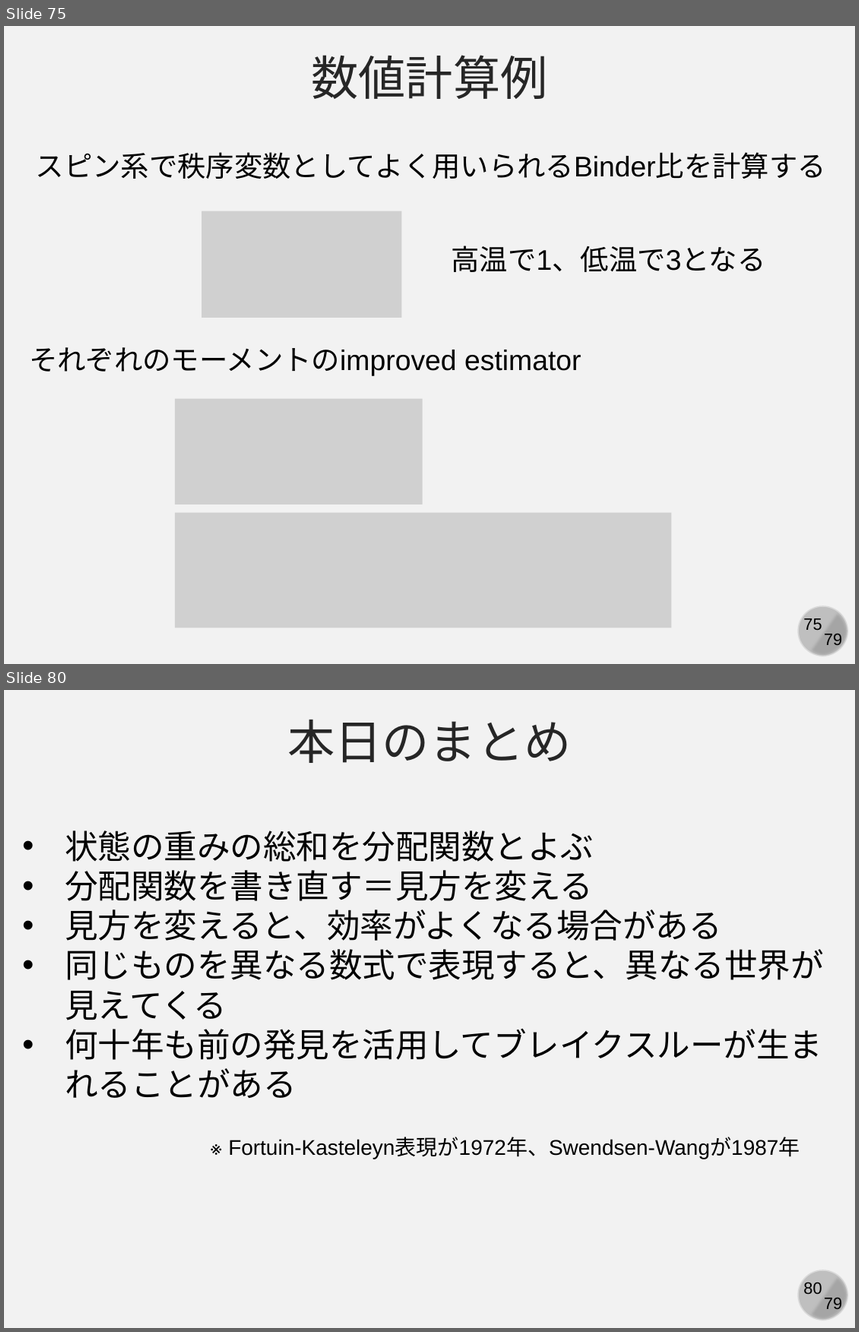
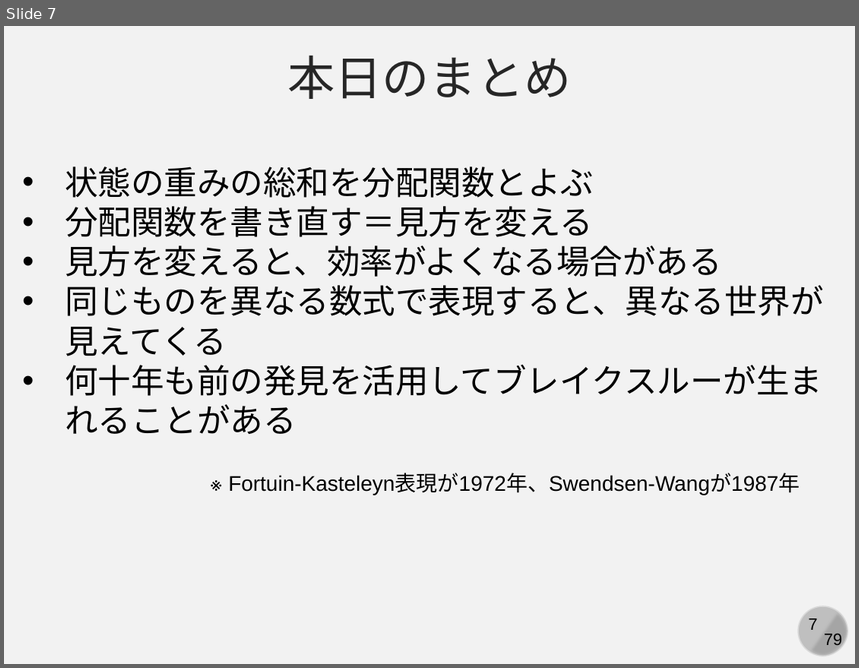
Before and after one commit to kaityo256/simulation_engineering, a slide deck: markov_chain/markov.pptx. Shown one above the other, each under a label of ours: slides 75 and 80 before the commit, slide 7 after it; the slides between them are not shown. The pictures are 859x1332 and 859x668 pixels, drawn with LibreOffice and Linux fonts; fonts in the diff are those of the drawing; grey boxes stand for pictures. Boxes give left, top, right and bottom in pixels: in the first picture for what was removed or moved away, otherwise in the second. Text is boxed around its words. In the diff, an @@ line names an element or a change of style, - is before the commit and + after.

```diff
--- a/markov_chain/markov.pptx
+++ b/markov_chain/markov.pptx
@@ slide 75 removed at [4,26,855,664], background #F2F2F2; not listed: 4 template elements that a slide beside it also shows @@
@@ text removed at [312,55,548,99] @@
-数値計算例
@@ text removed at [36,152,826,179] @@
-スピン系で秩序変数としてよく用いられるBinder比を計算する
@@ picture removed at [202,211,401,318] @@
@@ text removed at [452,246,766,272] @@
-高温で1、低温で3となる
@@ text removed at [29,347,581,376] @@
-それぞれのモーメントのimproved estimator
@@ picture removed at [175,399,423,504] @@
@@ picture removed at [175,513,672,629] @@
@@ what was slide 80 is now slide 7 @@
@@ page number at [809,619,818,630]: text changed @@
-80
+7
```
Also in this commit, not shown: 2 slides changed, 3 slides added, 75 other slides removed.
